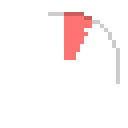
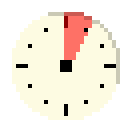
Layered file, before and after one edit (128px x 128px). Changes by layer:
added layer "Layer 4" above "Layer 1" over [12, 12, 120, 120]
